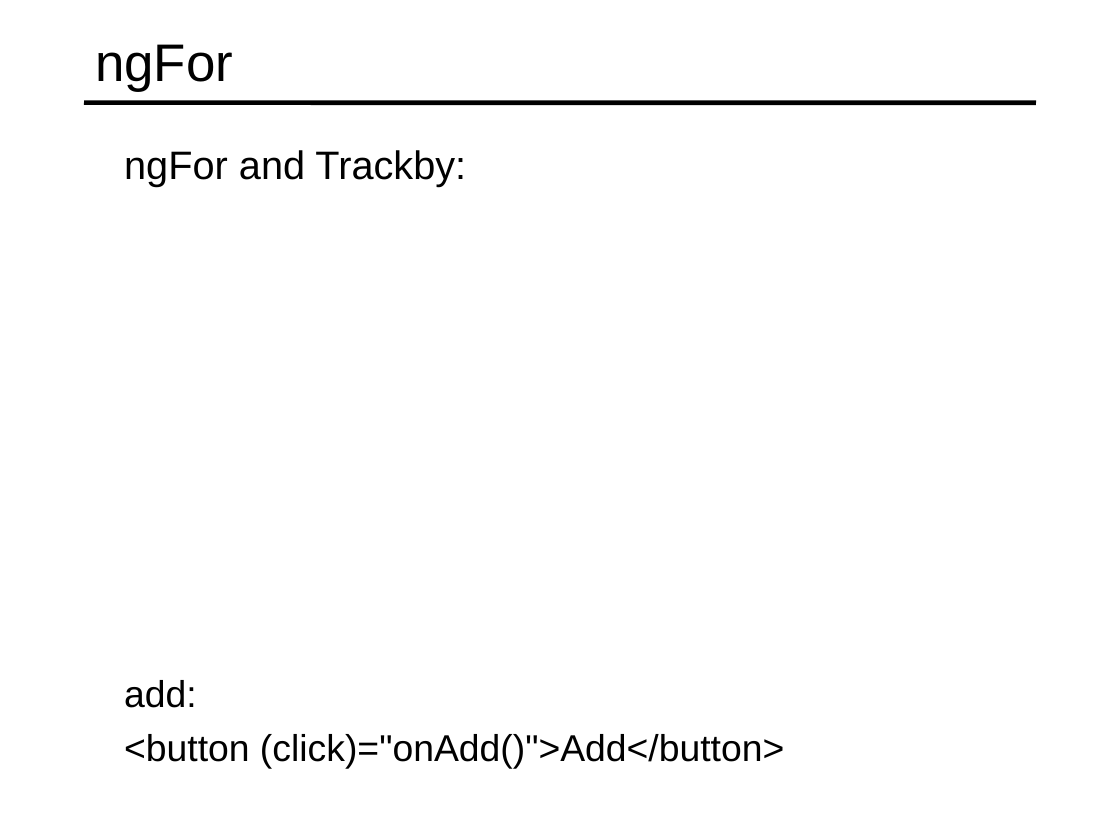
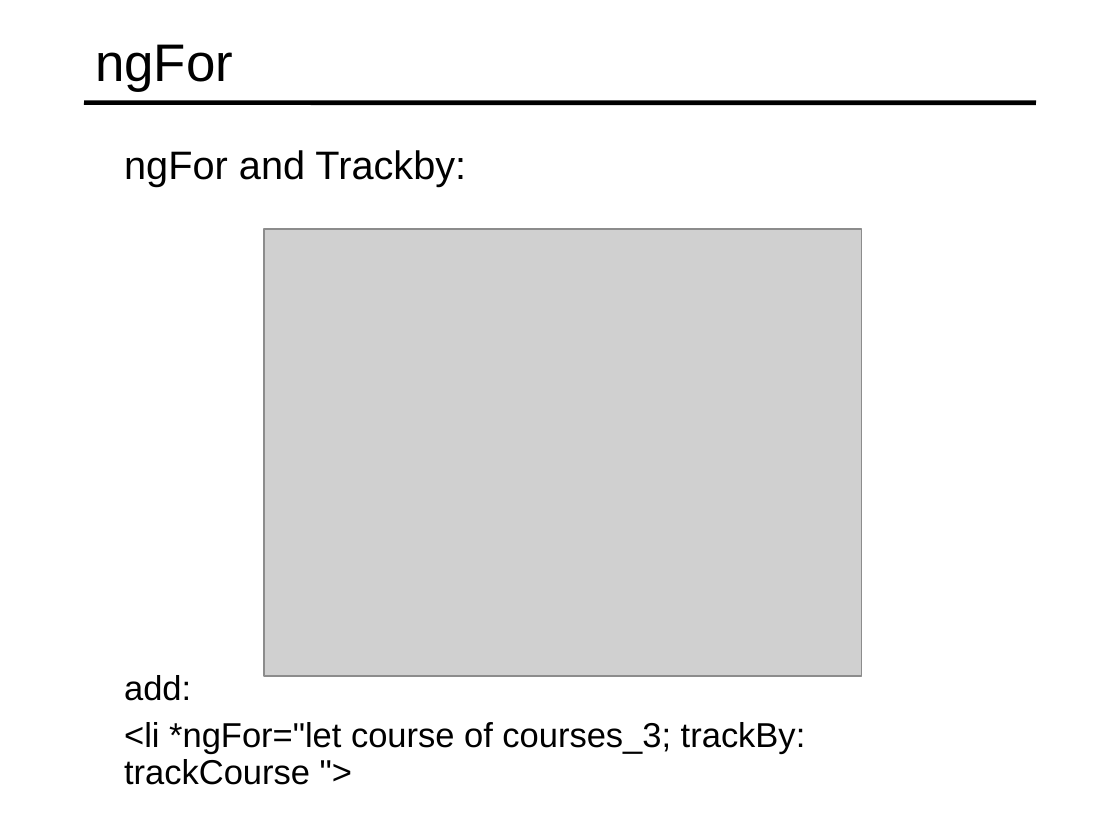
Before and after one commit to specter01wj/Jago_Link_Training, a slide deck: slide 10 of Angular/Angular7/Angular Advanced Course/Essentials/4.Directives/L4_Directives.ppt. Drawn at 1120x840 pixels with LibreOffice and Linux fonts; fonts in the diff are those of the drawing; grey boxes stand for pictures. Boxes give left, top, right and bottom in pixels: in the first picture for what was removed or moved away, otherwise in the second. Text is boxed around its words. In the diff, an @@ line names an element or a change of style, - is before the commit and + after.

```diff
--- a/Angular/Angular7/Angular Advanced Course/Essentials/4.Directives/L4_Directives.ppt
+++ b/Angular/Angular7/Angular Advanced Course/Essentials/4.Directives/L4_Directives.ppt
@@ picture added at box(264, 230, 862, 676) @@
@@ text at box(124, 675, 191, 701): size 24 to 22.2 pt in "add:"; line spacing 1 to 0.9 @@
@@ text at box(124, 722, 806, 785): text changed; size 24 to 22.2 pt @@
-  <button (click)="onAdd()">Add</button>
+  <li *ngFor="let course of courses_3; trackBy: trackCourse ">
```
Also in this commit, not shown: 2 other files.
